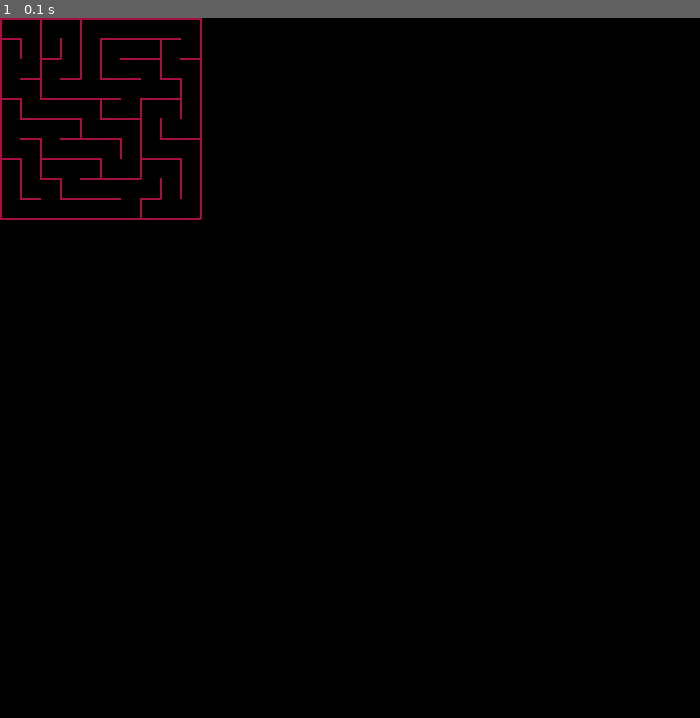
Above: before the commit, frame 1.
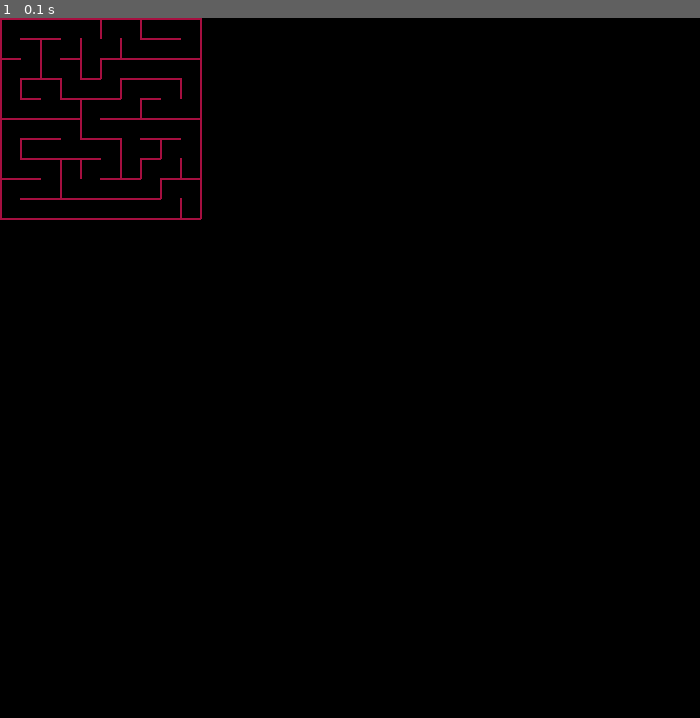
Above: after the commit, the same moment.

Repository: AndrienMont/VISI301
Game: pygame game, started from prototype alpha-1.py
The game is run twice, just before and just after one commit, with the same random seed, the same clock (stepped at 60 frames per second) and the same inputs.
Inputs:
- Up to frame 1 (0.1 s): no input

The runs differ from the first frame. In frame 1, 0.5% of the frame differs, in the area x 0-29%, y 0-29%.

Commit message:
Algorithme générateur de labyrinthe
La case de départ de la génération est désormais une case aléatoire du bord du labyrinthe.

Diff:
--- a/labyrinthe.py
+++ b/labyrinthe.py
@@ -18,7 +18,7 @@
 
     mazeData = [[{"set":False, "done":False} for i in range(0,larg)] for i in range(0,long)] # Tableau d'état des cases (set : case déjà utilisée, done : case dont le traitement est fini)
 
-    caseActive = [0, 0]
+    caseActive = randomBorderTile(long, larg) # Définit un point de départ aléatoire
     x = caseActive[0]
     y = caseActive[1]
 
@@ -217,3 +217,28 @@
         res = mazeF4[x][y+1]["wallUp"]
 
     return res
+
+def randomBorderTile(longF1, largF1):
+    """Donne une case de frontière aléatoire
+
+    IN
+        longF1 : int | longueur du tableau
+        largF1 : int | largeur du tableau
+
+    OUT
+        tableau de 2 int
+    """
+
+    perimeter = 2*(longF1 + largF1) - 4
+    randomTile = random.randint(0,perimeter+1)
+
+    if randomTile < longF1:
+        res = [randomTile, 0]
+    elif randomTile <= longF1+largF1-2:
+        res = [longF1 - 1, randomTile - longF1 + 1]
+    elif randomTile < 2*longF1+largF1:
+        res = [randomTile - longF1 - largF1 + 1, largF1 - 1]
+    else:
+        res = [0, randomTile - 2*longF1 - largF1 + 2]
+
+    return res
